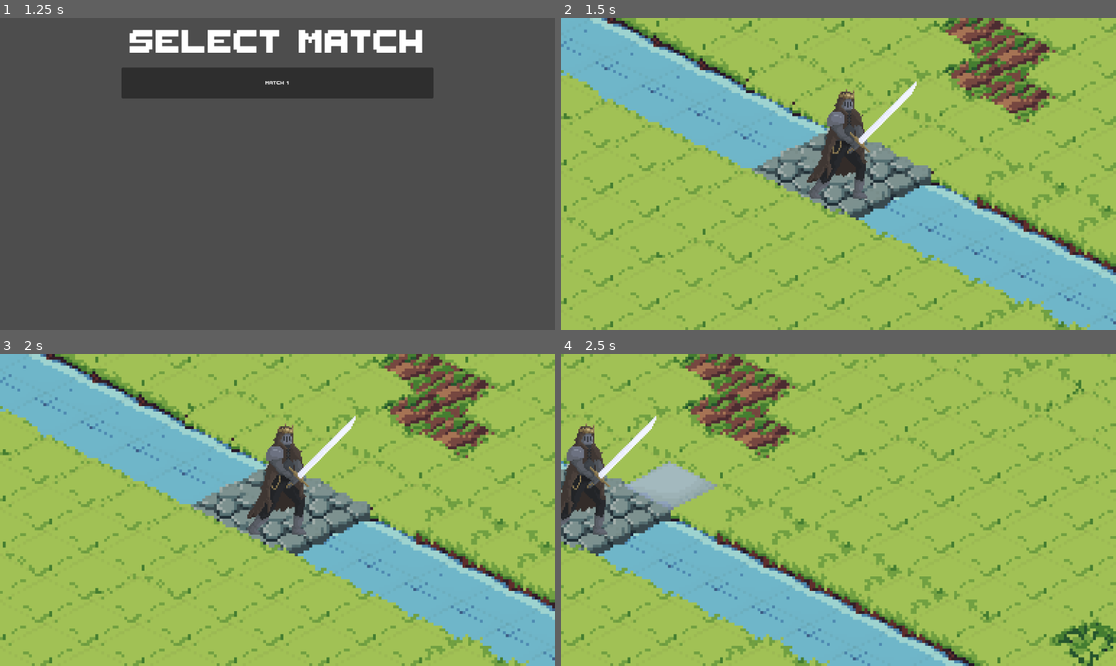
Above: before the commit, frames 1-4 (two rows, left to right).
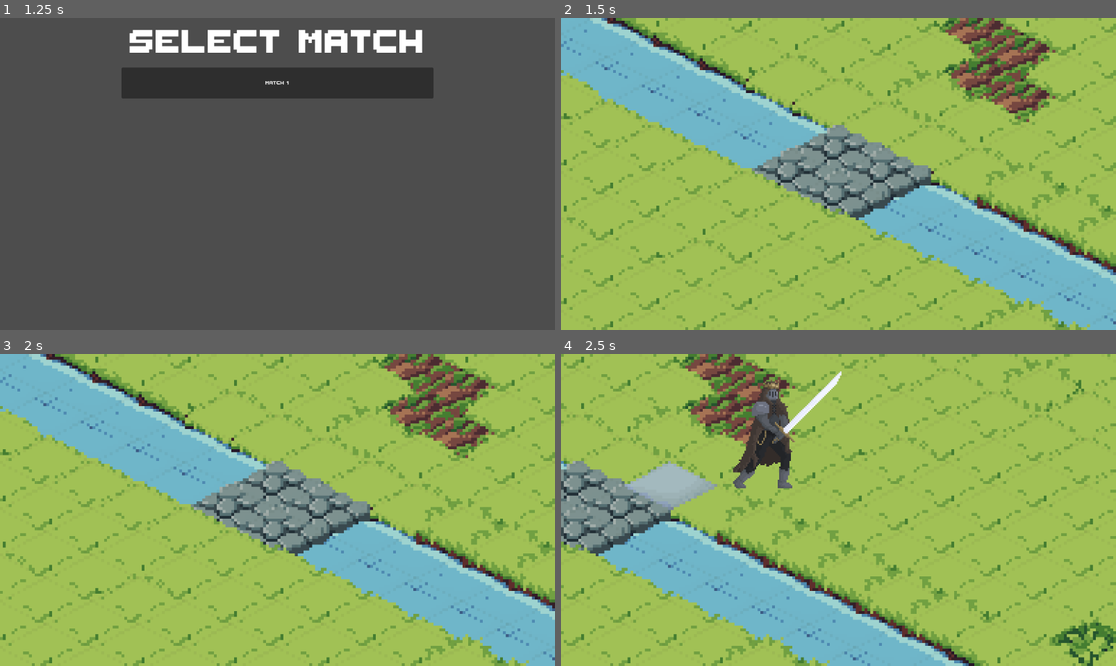
Above: after the commit, the same moments.

Repository: agh-cs-imbeciles/heralds-of-war
Game: Godot game, scene res://scenes/ui/menu/menu.tscn
The game is run twice, just before and just after one commit, with the same random seed, the same clock (stepped at 60 frames per second) and the same inputs.
Inputs (mouse positions are in pixels of both pictures, inside the frame that each line leads up to):
- Up to frame 1 (1.25 s): click "START GAME" at 0.5 s
- Up to frame 2 (1.5 s): click "Match 1" at 1.25 s
- Up to frame 3 (2 s): no input
- Up to frame 4 (2.5 s): move the mouse to (960, 494) at 2.02 s; hold Right from 2.03 s (still down); click (960, 494) at 2.17 s

Frame 1 is identical in both runs. In frame 2, 2.2% of the frame differs, in the area x 44-65%, y 20-58%; in frame 3, 2.3%; in frame 4, 4.4%, in the area x 0-51%, y 5-58%.

Commit message:
Feat: Create placement and play phase
Add new match components:
- `MatchPhaseManager`
- `MatchPlacementManager`
- `MatchPlayManager`

Methods `unit_focused` and `unit_unfocused` are replaced by `cell_pressed` in
`BoardInputManager`. However, in part, these methods have been absorbed by
`MatchPlayManager`.

Decrease infinity cost of a board cell to 9007199254740991 (2^53 - 1). This
avoids arithmetic overflow very easily.

-------------------------------------------------------------------------------
Co-authored-by: Mateusz Knap <115702864+MatoKnap@users.noreply.github.com>

Diff:
--- a/scenes/matches/match_1.tscn
+++ b/scenes/matches/match_1.tscn
@@ -32,6 +32,8 @@
 script = ExtResource("6_u5ntg")
 metadata/_custom_type_script = "uid://i3exemmdxb6d"
 
+[node name="Units" type="Node" parent="Board"]
+
 [node name="BoardGridTileMap" type="TileMapLayer" parent="."]
 modulate = Color(0.23552, 0.24, 0.1728, 0.0627451)
 z_index = 128
--- a/src/game/board/board.gd
+++ b/src/game/board/board.gd
@@ -3,21 +3,16 @@
 class_name Board
 
 var cost: Dictionary = {}
-var swordsman: Unit
+var units: Dictionary = {}
 var path_finder: AStar2D = AStar2D.new()
 
 @onready var input_manager: BoardInputManager = $"BoardInputManager"
-
-var swordsman_scene: PackedScene = preload("res://scenes/units/swordsman.tscn")
+@onready var unit_node_container: Node = $"Units"
 
 
 func _ready() -> void:
 	load_board_cost()
 	init_path_finder()
-
-	input_manager.unit_unfocused.connect(__on_unit_unfocused)
-
-	instantiate_swordsman()
 
 
 func load_board_cost() -> void:
@@ -33,7 +28,7 @@
 		if parsed_file[atlas_coords] != "inf":
 			continue
 
-		parsed_file[atlas_coords] = 9223372036854775807  # 2^63 - 1
+		parsed_file[atlas_coords] = 9007199254740991  # 2^53 - 1
 
 	cost = parsed_file
 
@@ -52,30 +47,10 @@
 			path_finder.connect_points(i, j)
 
 
-func instantiate_swordsman() -> Unit:
-	swordsman = swordsman_scene.instantiate()
-
-	swordsman.stamina = 60
-	swordsman.offset = Vector2(8, -20)
-	swordsman.board = self
-	swordsman.set_position_from_map(get_used_rect().size / 2)
-	swordsman.scale = Vector2(0.5, 0.5)
-	swordsman.z_index = 256
-
-	add_sibling.call_deferred(swordsman)
-
-	return swordsman
-
-
-func __on_unit_unfocused(cell_position: Vector2i, cancelled: bool) -> void:
-	if not cancelled and swordsman.can_move(cell_position):
-		swordsman.move(cell_position)
-
-
 func get_cell_cost(map_index: Vector2i) -> int:
 	var atlas_coords = get_cell_atlas_coords(map_index)
 	var coord_key = "%s,%s" % [atlas_coords.x, atlas_coords.y]
-	return cost.get(coord_key, 9223372036854775807)
+	return cost.get(coord_key, 9007199254740991)
 
 
 func get_cell_id(map_index: Vector2i) -> int:
@@ -84,3 +59,30 @@
 		var max_axis_value_power_10 = 10**ceili(log(max_axis_value) / log(10))
 
 		return max_axis_value_power_10 * map_index.x + map_index.y
+
+
+func get_unit(map_index: Vector2i) -> Unit:
+	var unit_container_children: Array[Unit]
+	unit_container_children.assign(unit_node_container.get_children())
+
+	for unit in unit_container_children:
+		if unit.map_position == map_index:
+			return unit
+	return null
+
+
+func add_unit(unit: Unit) -> void:
+	var player := "A"
+	unit.moved.connect(__on_unit_moved)
+	units[player].append(unit)
+	update_cell_cost(unit.map_position, 9007199254740991)
+
+
+func __on_unit_moved(unit: Unit, from: Vector2i) -> void:
+	update_cell_cost(from, get_cell_cost(from))
+	update_cell_cost(unit.map_position, 9007199254740991)
+
+
+func update_cell_cost(map_index: Vector2i, new_cost: float) -> void:
+	var i := get_cell_id(map_index)
+	path_finder.set_point_weight_scale(i, new_cost)
--- a/src/game/board/board_input_manager.gd
+++ b/src/game/board/board_input_manager.gd
@@ -1,13 +1,11 @@
 class_name BoardInputManager extends Node
 
-signal unit_focused(cell_position: Vector2i, moves: Array[Vector2i])
-signal unit_unfocused(cell_position: Vector2i, cancelled: bool)
+signal cell_pressed(cell_position: Vector2i, button: MouseButton)
 signal mouse_entered_cell(cell_position: Vector2i)
 signal mouse_left_board
 
 @onready var board: Board = $".."
 
-var is_unit_focused: bool = false
 var mouse_entered_cell_position: Vector2i = Vector2i(-1, -1)
 
 
@@ -46,44 +44,13 @@
 
 
 func __handle_mouse_button_pressed(event: InputEventMouseButton) -> void:
-	var mouse_map_position = __get_mouse_map_position()
+	var mouse_map_position := __get_mouse_map_position()
+	var button := event.button_index
 
-	if event.button_index == MOUSE_BUTTON_LEFT:
-		__on_left_mouse_button_pressed(mouse_map_position)
-	elif event.button_index == MOUSE_BUTTON_RIGHT:
-		__on_right_mouse_button_pressed(mouse_map_position)
-
-
-func __on_unit_focused(mouse_map_position: Vector2i) -> void:
-	is_unit_focused = true
-	var moves := board.swordsman.get_legal_moves()
-	unit_focused.emit(board.swordsman.map_position, moves)
-
-
-func __on_unit_unfocused(mouse_map_position: Vector2i, cancelled: bool) -> void:
-	is_unit_focused = false
-	unit_unfocused.emit(mouse_map_position, cancelled)
-
-
-func __on_left_mouse_button_pressed(mouse_map_position: Vector2i) -> void:
-	var is_unit_cell_pressed \
-		:= mouse_map_position == board.swordsman.map_position
-	var has_unit_been_focused := is_unit_cell_pressed and not is_unit_focused
-
-	if has_unit_been_focused:
-		__on_unit_focused(mouse_map_position)
-		return
-	if not is_unit_focused:
+	var is_valid_button_pressed := button == MOUSE_BUTTON_LEFT \
+		or button == MOUSE_BUTTON_RIGHT
+	var is_cell_pressed := board.get_used_rect().has_point(mouse_map_position)
+	if not (is_valid_button_pressed and is_cell_pressed):
 		return
 
-	var cancelled: bool
-	if is_unit_cell_pressed:
-		cancelled = true
-	else:
-		cancelled = false
-	__on_unit_unfocused(mouse_map_position, cancelled)
-
-
-func __on_right_mouse_button_pressed(mouse_map_position: Vector2i) -> void:
-	var cancelled := true
-	__on_unit_unfocused(mouse_map_position, cancelled)
+	cell_pressed.emit(mouse_map_position, button)
--- a/src/game/match.gd
+++ b/src/game/match.gd
@@ -1,3 +1,21 @@
 class_name Match extends Node2D
 
+enum Phase { INIT = 0, PLACEMENT = 1, PLAY = 2 }
+
 @export var match_name: String
+@export var unit_count: int = 5
+
+var phase: Phase = Phase.INIT
+
+@onready var board: Board = $"Board"
+var phase_manager: MatchPhaseManager
+var placement_manager: MatchPlacementManager
+var play_manager: MatchPlayManager
+
+
+func _ready() -> void:
+	phase_manager = MatchPhaseManager.new(self)
+	placement_manager = MatchPlacementManager.new(self)
+	play_manager = MatchPlayManager.new(self)
+
+	phase_manager.enter_phase(Phase.PLACEMENT)
--- /dev/null
+++ b/src/game/match_phase_manager.gd
@@ -0,0 +1,16 @@
+class_name MatchPhaseManager extends Object
+
+signal phase_changed(new_phase: Match.Phase)
+
+var __match: Match
+
+
+func _init(m: Match) -> void:
+	__match = m
+
+
+func enter_phase(new_phase: Match.Phase) -> void:
+	if new_phase == __match.phase:
+		return
+
+	phase_changed.emit(new_phase)
--- /dev/null
+++ b/src/game/match_placement_manager.gd
@@ -0,0 +1,77 @@
+class_name MatchPlacementManager extends Object
+
+var player: String = "A"
+
+var __match: Match
+var __phase_manager: MatchPhaseManager
+var __board: Board
+
+var swordsman_scene: PackedScene = preload("res://scenes/units/swordsman.tscn")
+
+
+func _init(m: Match) -> void:
+	__match = m
+	__phase_manager = m.phase_manager
+	__board = m.board
+
+	__board.units[player] = []
+
+	__phase_manager.phase_changed.connect(__on_phase_changed)
+
+
+func __on_phase_changed(phase: Match.Phase) -> void:
+	if phase != Match.Phase.PLACEMENT:
+		if __board.input_manager.cell_pressed.is_connected(__on_cell_pressed):
+			__board.input_manager.cell_pressed.disconnect(__on_cell_pressed)
+		return
+
+	__board.input_manager.cell_pressed.connect(__on_cell_pressed)
+
+	print("== Placement Phase ==")
+	print("Player to place %d units." % [__match.unit_count])
+
+
+func __on_cell_pressed(cell_position: Vector2i, button: MouseButton) -> void:
+	if button != MOUSE_BUTTON_LEFT:
+		return
+
+	var unit := __board.get_unit(cell_position)
+	if unit is Unit:
+		return
+
+	place_unit(cell_position)
+
+
+func place_unit(map_position: Vector2i) -> void:
+	if __board.units[player].size() >= __match.unit_count:
+		return
+
+	var swordsman := __instantiate_swordsman(map_position)
+	__board.add_unit(swordsman)
+
+	print("Player has placed unit at %s" % [map_position])
+
+	if __is_placement_finished():
+		__phase_manager.enter_phase(Match.Phase.PLAY)
+	else:
+		print("Player has to place %s remaining units." % [
+			__match.unit_count - __board.units[player].size()
+		])
+
+
+func __instantiate_swordsman(map_position: Vector2i) -> Unit:
+	var swordsman: Unit = swordsman_scene.instantiate()
+	swordsman.board = __match.board
+	swordsman.stamina = 60
+	swordsman.offset = Vector2(8, -20)
+	swordsman.set_position_from_map(map_position)
+	swordsman.scale = Vector2(0.5, 0.5)
+	swordsman.z_index = 256
+
+	__board.unit_node_container.add_child(swordsman)
+
+	return swordsman
+
+
+func __is_placement_finished() -> bool:
+	return __board.units[player].size() >= __match.unit_count
--- /dev/null
+++ b/src/game/match_play_manager.gd
@@ -0,0 +1,61 @@
+class_name MatchPlayManager extends Object
+
+signal unit_focused(unit: Unit)
+signal unit_unfocused
+
+var __match: Match
+var __board: Board
+
+var focused_unit: Unit
+
+
+func _init(m: Match) -> void:
+	__match = m
+	__board = m.board
+
+	__match.phase_manager.phase_changed.connect(__on_phase_changed)
+	__board.input_manager.cell_pressed.connect(__on_cell_pressed)
+
+
+func __on_phase_changed(phase: Match.Phase) -> void:
+	if phase != Match.Phase.PLAY:
+		if __board.input_manager.cell_pressed.is_connected(__on_cell_pressed):
+			__board.input_manager.cell_pressed.disconnect(__on_cell_pressed)
+		return
+
+	__board.input_manager.cell_pressed.connect(__on_cell_pressed)
+
+	print("== Play Phase ==")
+
+
+func __on_cell_pressed(cell_position: Vector2i, button: MouseButton) -> void:
+	if button == MOUSE_BUTTON_RIGHT:
+		if focused_unit:
+			unfocus_unit()
+		return
+
+	if button != MOUSE_BUTTON_LEFT:
+		return
+
+	var unit := __board.get_unit(cell_position)
+	if unit and not focused_unit:
+		focus_unit(unit)
+		return
+
+	if not focused_unit:
+		return
+
+	if focused_unit.can_move(cell_position):
+		focused_unit.move(cell_position)
+
+	unfocus_unit()
+
+
+func focus_unit(unit: Unit) -> void:
+	focused_unit = unit
+	unit_focused.emit(unit)
+
+
+func unfocus_unit() -> void:
+	focused_unit = null
+	unit_unfocused.emit()
--- a/src/ui/game/board/board_ui.gd
+++ b/src/ui/game/board/board_ui.gd
@@ -1,6 +1,7 @@
 class_name BoardUi extends Node2D
 
-@onready var board: Board = $"../../Board"
+@onready var __match: Match = $"../.."
+@onready var __board: Board = $"../../Board"
 
 enum HighlightTile { HOVER, FOCUS, MOVABLE }
 
@@ -14,36 +15,40 @@
 
 
 func _ready() -> void:
-	board.ready.connect(__on_board_ready)
+	__match.ready.connect(__on_match_ready)
+	__board.ready.connect(__on_board_ready)
 
 	__instantiate_highlight_tile(HighlightTile.HOVER)
 	__instantiate_highlight_tile(HighlightTile.FOCUS)
 
 
+func __on_match_ready() -> void:
+	__match.play_manager.unit_focused.connect(__on_unit_focused)
+	__match.play_manager.unit_unfocused.connect(__on_unit_unfocused)
+
+
 func __on_board_ready() -> void:
-	board.input_manager.unit_focused.connect(__on_unit_focused)
-	board.input_manager.unit_unfocused.connect(__on_unit_unfocused)
-	board.input_manager.mouse_entered_cell.connect(__on_mouse_entered_cell)
-	board.input_manager.mouse_left_board.connect(__on_mouse_left_board)
+	__board.input_manager.mouse_entered_cell.connect(__on_mouse_entered_cell)
+	__board.input_manager.mouse_left_board.connect(__on_mouse_left_board)
 
 
 func __on_mouse_entered_cell(cell_position: Vector2i) -> void:
-	render_hover(board.map_to_local(cell_position))
+	render_hover(__board.map_to_local(cell_position))
 
 
 func __on_mouse_left_board() -> void:
 	unrender_hover()
 
 
-func __on_unit_focused(cell_position: Vector2i, moves: Array[Vector2i]) -> void:
-	render_focus(board.map_to_local(cell_position))
+func __on_unit_focused(unit: Unit) -> void:
+	render_focus(__board.map_to_local(unit.map_position))
 
 	var moves_local: Array[Vector2]
-	moves_local.assign(moves.map(board.map_to_local))
+	moves_local.assign(unit.get_legal_moves().map(__board.map_to_local))
 	render_movable_cells(moves_local)
 
 
-func __on_unit_unfocused(_cell_position: Vector2i, _cancelled: bool) -> void:
+func __on_unit_unfocused() -> void:
 	unrender_focus()
 	unrender_movable_cells()
 
--- a/src/units/unit.gd
+++ b/src/units/unit.gd
@@ -1,6 +1,8 @@
 extends CharacterBody2D
 
 class_name Unit
+
+signal moved(unit: Unit, from: Vector2i)
 
 @export_range(1, 1024) var stamina: int
 @export var offset: Vector2
@@ -27,7 +29,7 @@
 		var t = board.get_cell_id(cell)
 		var path = board.path_finder.get_point_path(s, t)
 
-		var path_cost = 0
+		var path_cost = -9007199254740991
 		for path_cell in path:
 			var u = board.get_cell_id(path_cell)
 			path_cost += board.path_finder.get_point_weight_scale(u)
@@ -44,4 +46,6 @@
 
 
 func move(to: Vector2i) -> void:
+	var map_position_before_move := map_position
 	set_position_from_map(to)
+	moved.emit(self, map_position_before_move)
Not shown, added: src/game/match_phase_manager.gd.uid
Not shown, added: src/game/match_placement_manager.gd.uid
Not shown, added: src/game/match_play_manager.gd.uid
